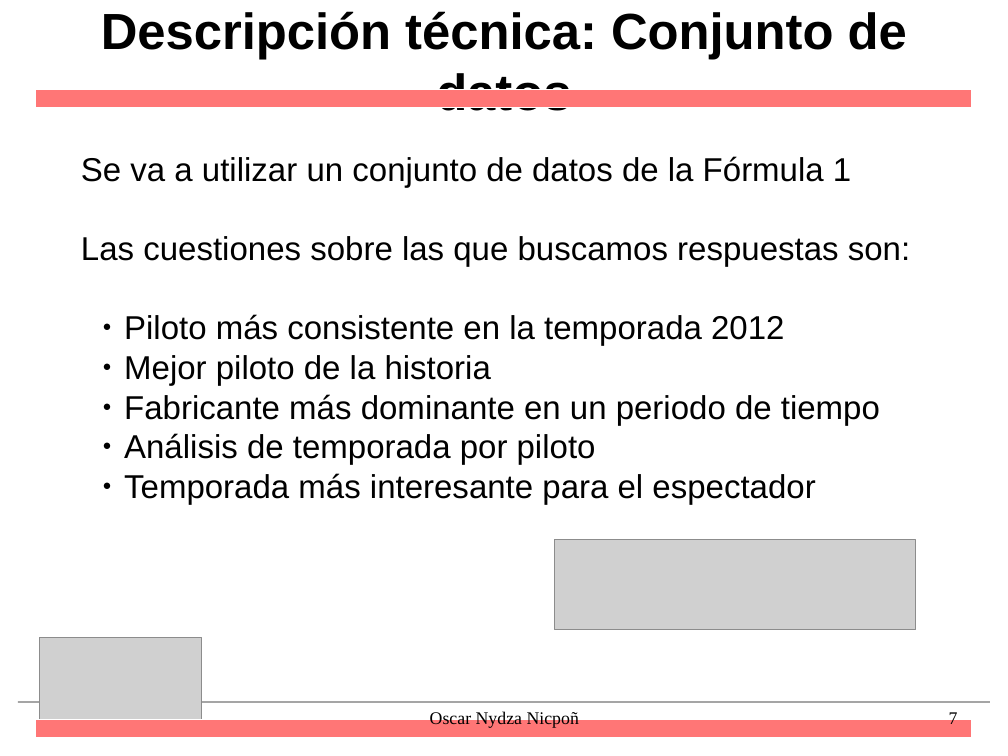
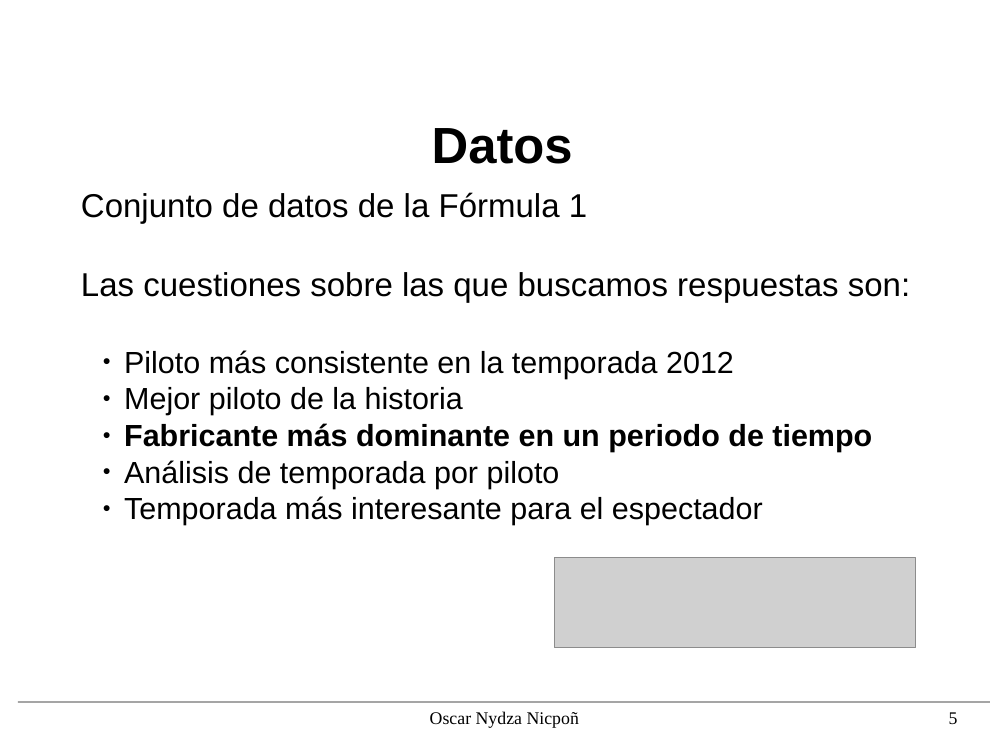
Before and after one commit to nipsn/Spark-TFG, a slide deck: slide 5 of presentacion/diapos.odp (slide 7 before the commit). Drawn at 1008x756 pixels with LibreOffice and Linux fonts; fonts in the diff are those of the drawing; grey boxes stand for pictures; background and template pictures are left out. Boxes give left, top, right and bottom in pixels: in the first picture for what was removed or moved away, otherwise in the second. Text is boxed around its words. In the diff, an @@ line names an element or a change of style, - is before the commit and + after.

```diff
--- a/presentacion/diapos.odp
+++ b/presentacion/diapos.odp
@@ title removed at (x1=101, y1=11, x2=907, y2=111) @@
-Descripción técnica: Conjunto de datos
@@ rectangle removed at (x1=36, y1=90, x2=972, y2=108) @@
@@ title added at (x1=432, y1=128, x2=573, y2=164), 40 pt, text #000000, bold @@
+Datos
@@ text "Conjunto de datos de la ..." moved from (x1=81, y1=156, x2=910, y2=504) to (x1=81, y1=192, x2=910, y2=525) @@
@@ text at (x1=81, y1=192, x2=587, y2=224): text changed @@
-Se va a utilizar un conjunto de datos de la Fórmula 1
+Conjunto de datos de la Fórmula 1
@@ text at (x1=124, y1=350, x2=872, y2=525): size 26 to 24 pt in "Piloto más consistente en la temporada 2012", "Mejor piloto de la historia", "Fabricante más dominante en un periodo de ...", "Análisis de temporada por piloto" and 1 more places; bold on in "Fabricante más dominante en un periodo de ..." @@
@@ picture moved from (x1=554, y1=540, x2=916, y2=630) to (x1=554, y1=558, x2=916, y2=649) @@
@@ picture removed at (x1=39, y1=638, x2=201, y2=731) @@
@@ page number at (x1=949, y1=712, x2=958, y2=724): text changed @@
-7
+5
@@ rectangle removed at (x1=36, y1=720, x2=972, y2=738) @@
```
Also in this commit, not shown: 12 other slides changed, 6 slides added, 6 slides removed, 3 other files.
